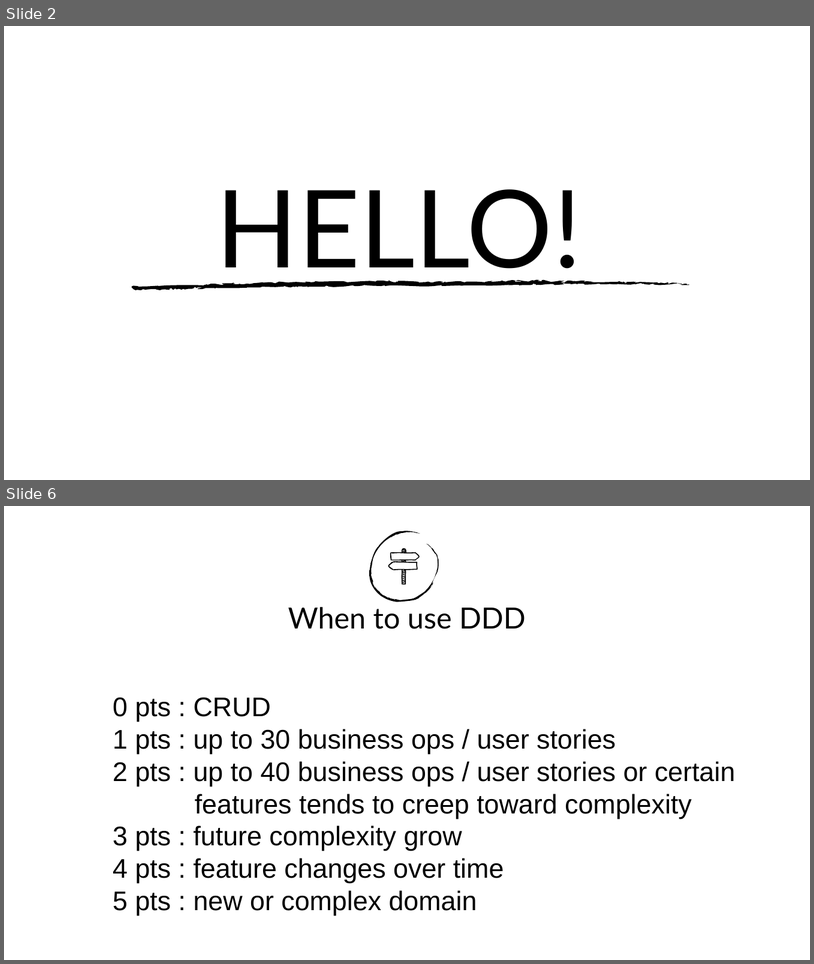
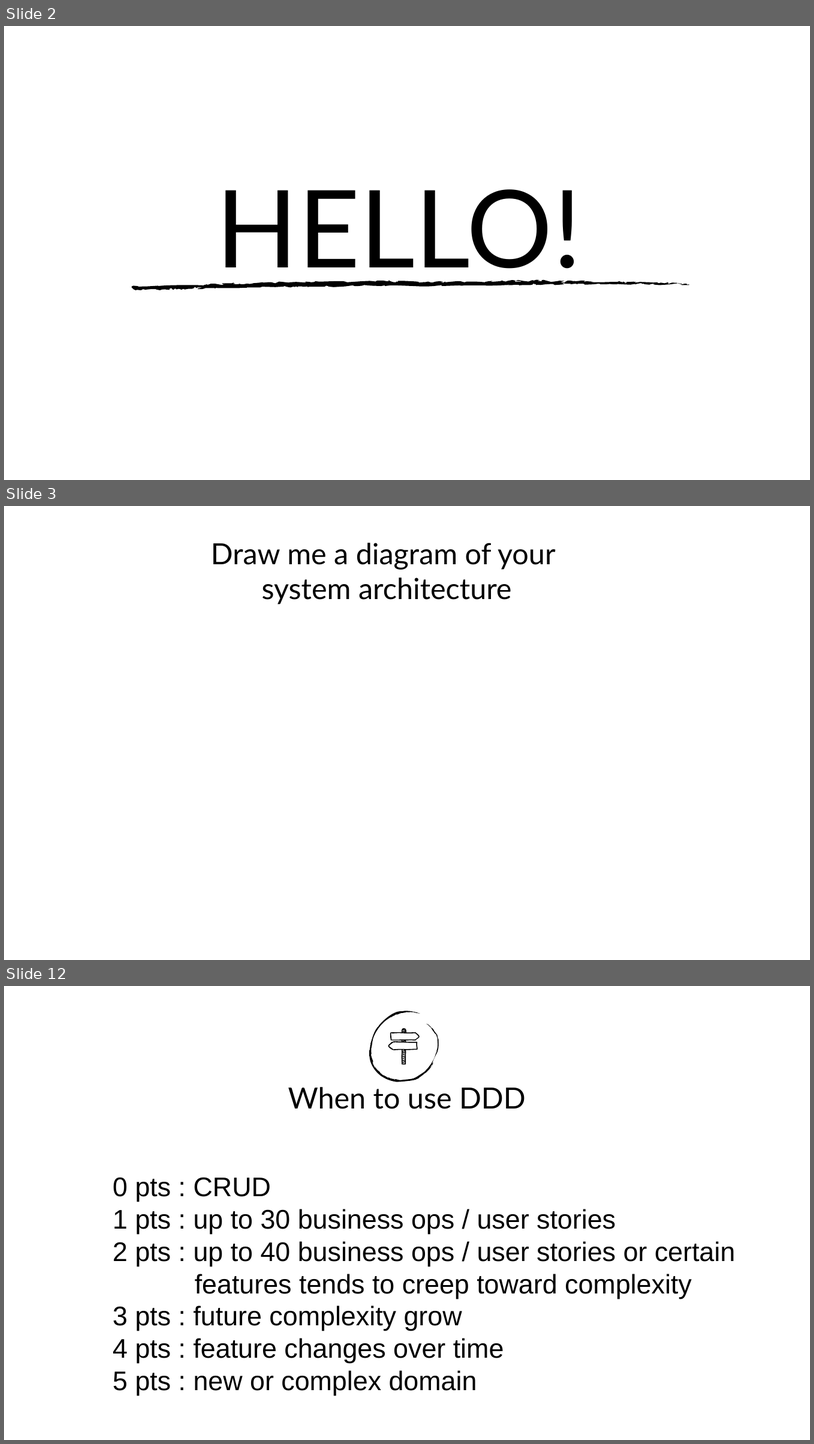
Before and after one commit to Elders/be-a-better-dev, a slide deck: Presentations/DomainDrivenDesign/DDD-Introduction.pptx. Shown one above the other, each under a label of ours: slides 2 and 6 before the commit, slides 2, 3 and 12 after it; the slides between them are not shown. The pictures are 814x964 and 814x1444 pixels, drawn with LibreOffice and Linux fonts; fonts in the diff are those of the drawing; background and template pictures are left out. Boxes give left, top, right and bottom in pixels: in the first picture for what was removed or moved away, otherwise in the second. Text is boxed around its words. In the diff, an @@ line names an element or a change of style, - is before the commit and + after.

```diff
--- a/Presentations/DomainDrivenDesign/DDD-Introduction.pptx
+++ b/Presentations/DomainDrivenDesign/DDD-Introduction.pptx
@@ slide 3 added at (x1=4, y1=506, x2=810, y2=960), background picture (left out) @@
@@ text added at (x1=211, y1=543, x2=556, y2=604), 26 pt, text #000000 @@
+Draw me a diagram of your
+system architecture
@@ what was slide 6 is now slide 12 @@
```
Also in this commit, not shown: 3 slides changed, 5 other slides added, 3 other files.
